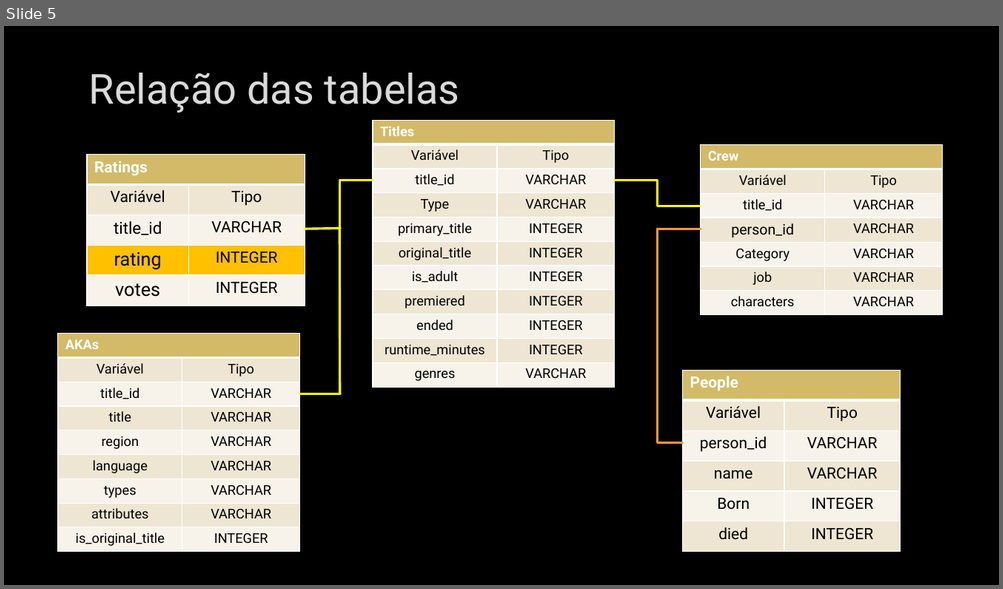
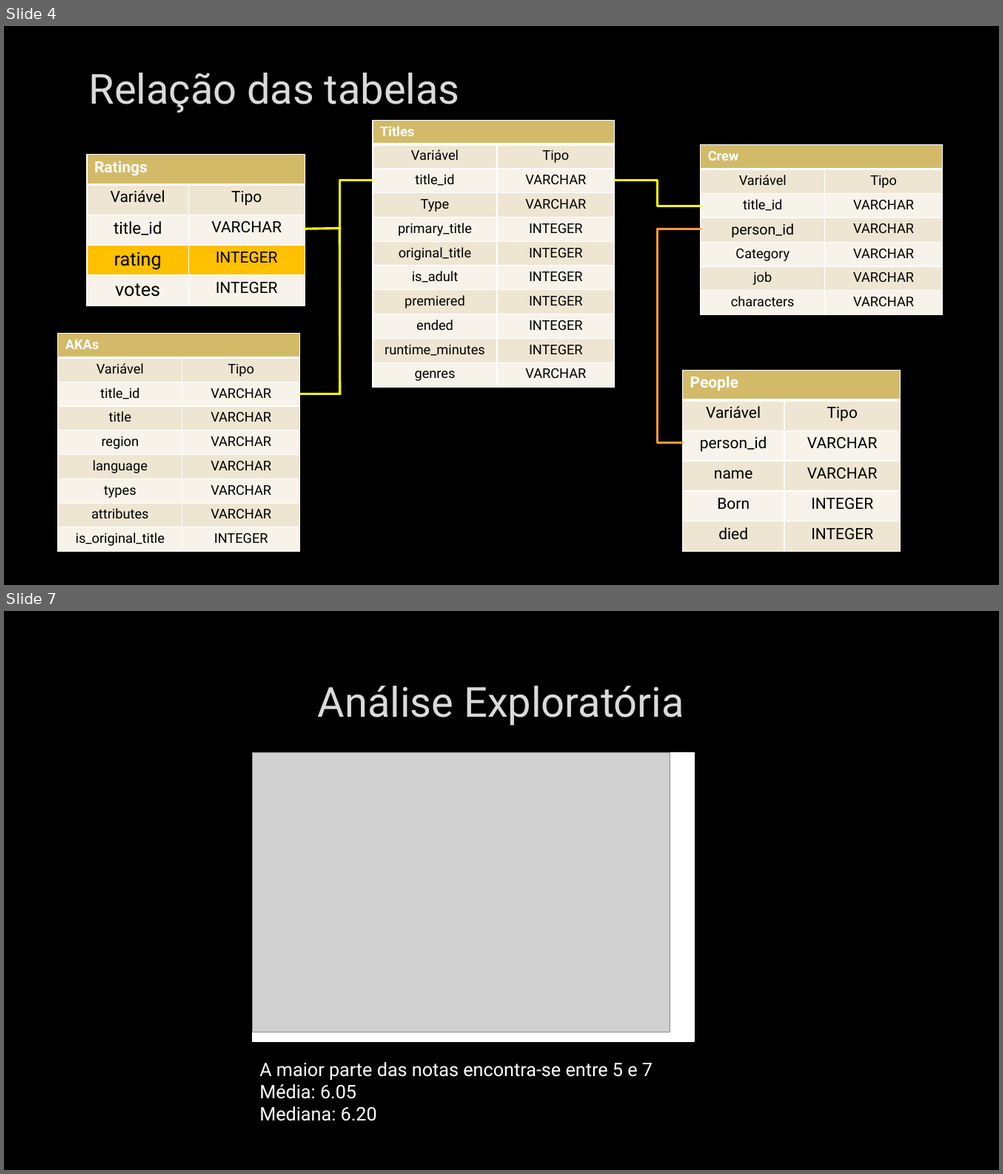
Before and after one commit to ProencaC/imdb, a slide deck: Docs/Apresentação.pptx. Shown one above the other, each under a label of ours: slide 5 before the commit, slides 4 and 7 after it; the slides between them are not shown. The pictures are 1003x589 and 1003x1174 pixels, drawn with LibreOffice and Linux fonts; fonts in the diff are those of the drawing; grey boxes stand for pictures; background and template pictures are left out. Boxes give left, top, right and bottom in pixels: in the first picture for what was removed or moved away, otherwise in the second. Text is boxed around its words. In the diff, an @@ line names an element or a change of style, - is before the commit and + after.

```diff
--- a/Docs/Apresentação.pptx
+++ b/Docs/Apresentação.pptx
@@ slide 7 added at (x1=4, y1=611, x2=999, y2=1170), background picture (left out) @@
@@ title added at (x1=318, y1=686, x2=683, y2=726), 40 pt, text #DADADA @@
+Análise Exploratória
@@ rectangle added at (x1=253, y1=753, x2=694, y2=1042), fill #FFFFFF, outline #FFFFFF 1.25 pt @@
@@ picture added at (x1=253, y1=753, x2=670, y2=1033) @@
@@ text added at (x1=259, y1=1062, x2=652, y2=1122), 18 pt, text #FFFFFF @@
+A maior parte das notas encontra-se entre 5 e 7
+Média: 6.05
+Mediana: 6.20
@@ what was slide 5 is now slide 4 @@
```
Also in this commit, not shown: 5 slides changed, 7 other slides added, 4 slides removed.
